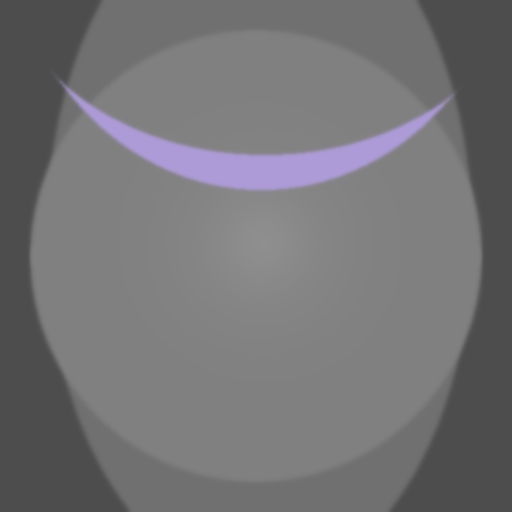
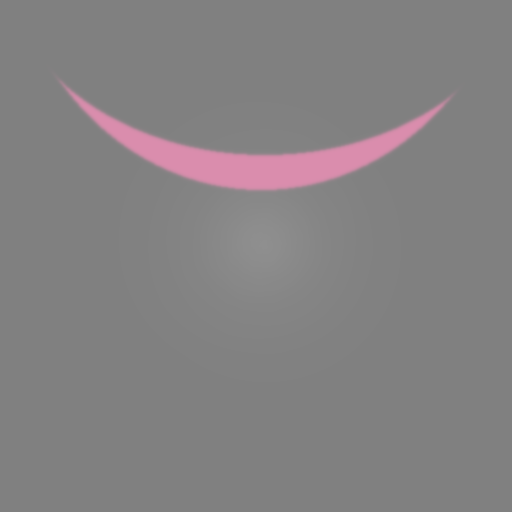
Revision of a layered w=512, h=512 image; what changed, layer by layer:
hid "光沢_紫" over (42, 59, 469, 196)
showed "光沢_赤" over (42, 59, 469, 196)
hid "リムシャドウ" over (0, 0, 512, 512)
